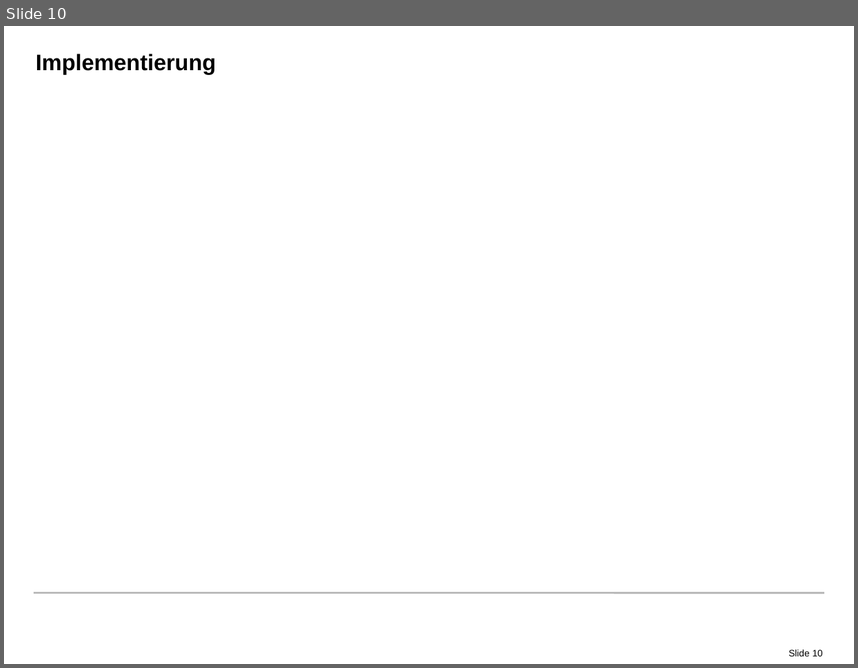
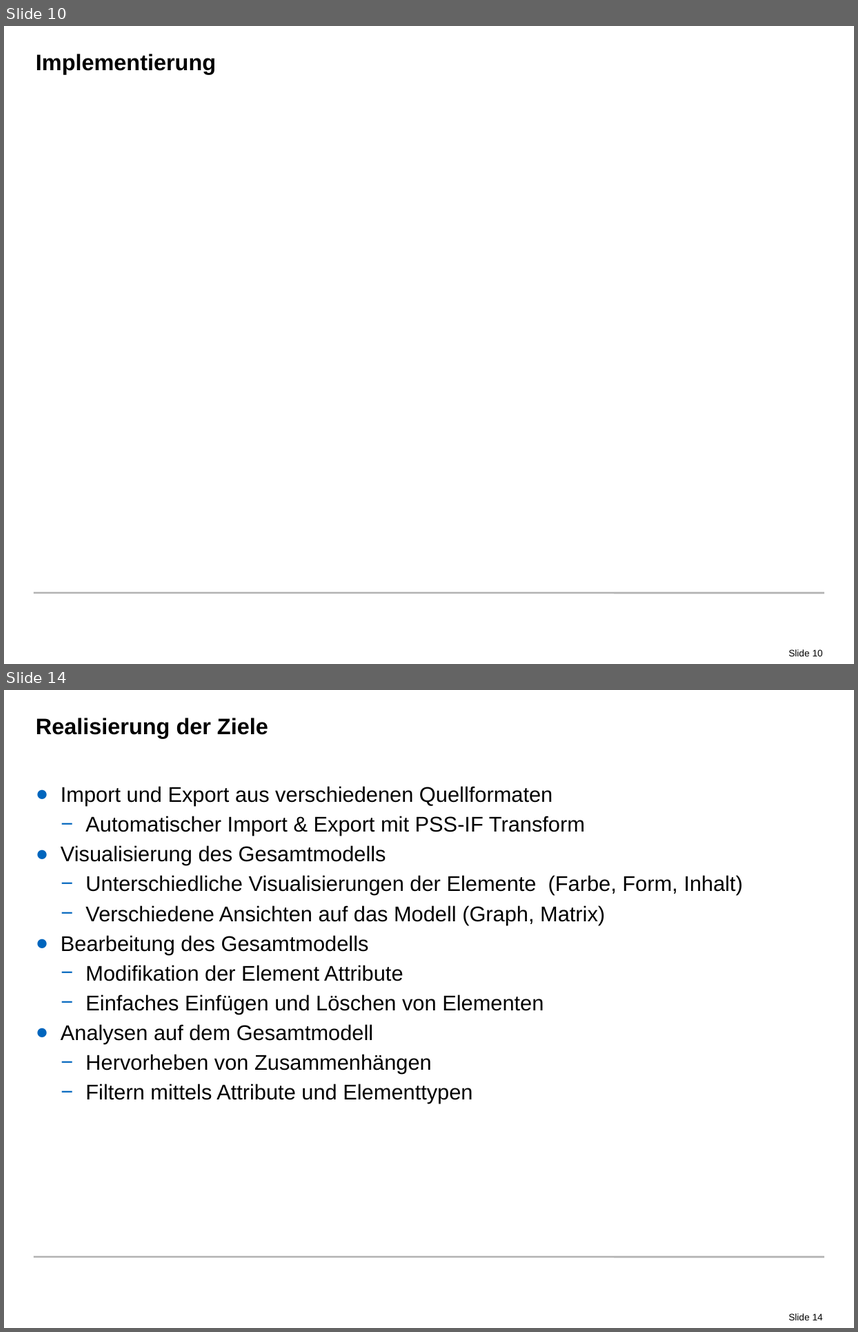
Before and after one commit to radke-tum/idp, a slide deck: pssif/doc/PSSIF.pptx. Shown one above the other, each under a label of ours: slide 10 before the commit, slides 10 and 14 after it; the slides between them are not shown. The pictures are 858x668 and 858x1332 pixels, drawn with LibreOffice and Linux fonts; fonts in the diff are those of the drawing; background and template pictures are left out. Boxes give left, top, right and bottom in pixels: in the first picture for what was removed or moved away, otherwise in the second. Text is boxed around its words. In the diff, an @@ line names an element or a change of style, - is before the commit and + after.

```diff
--- a/pssif/doc/PSSIF.pptx
+++ b/pssif/doc/PSSIF.pptx
@@ slide 14 added at (x1=4, y1=690, x2=854, y2=1328), background #FFFFFF; not listed: 2 template elements that a slide beside it also shows @@
@@ title added at (x1=36, y1=718, x2=268, y2=738), 19 pt, text #000000, bold @@
+Realisierung der Ziele
@@ text added at (x1=61, y1=786, x2=743, y2=1103), 18 pt, text #000000 @@
+● Import und Export aus verschiedenen Quellformaten
+  − Automatischer Import & Export mit PSS-IF Transform
+● Visualisierung des Gesamtmodells
+  − Unterschiedliche Visualisierungen der Elemente (Farbe, Form, Inhalt)
+  − Verschiedene Ansichten auf das Modell (Graph, Matrix)
+● Bearbeitung des Gesamtmodells
+  − Modifikation der Element Attribute
+  − Einfaches Einfügen und Löschen von Elementen
+● Analysen auf dem Gesamtmodell
+  − Hervorheben von Zusammenhängen
+  − Filtern mittels Attribute und Elementtypen
```
Also in this commit, not shown: 8 slides changed, 12 other slides added, 4 slides removed.
